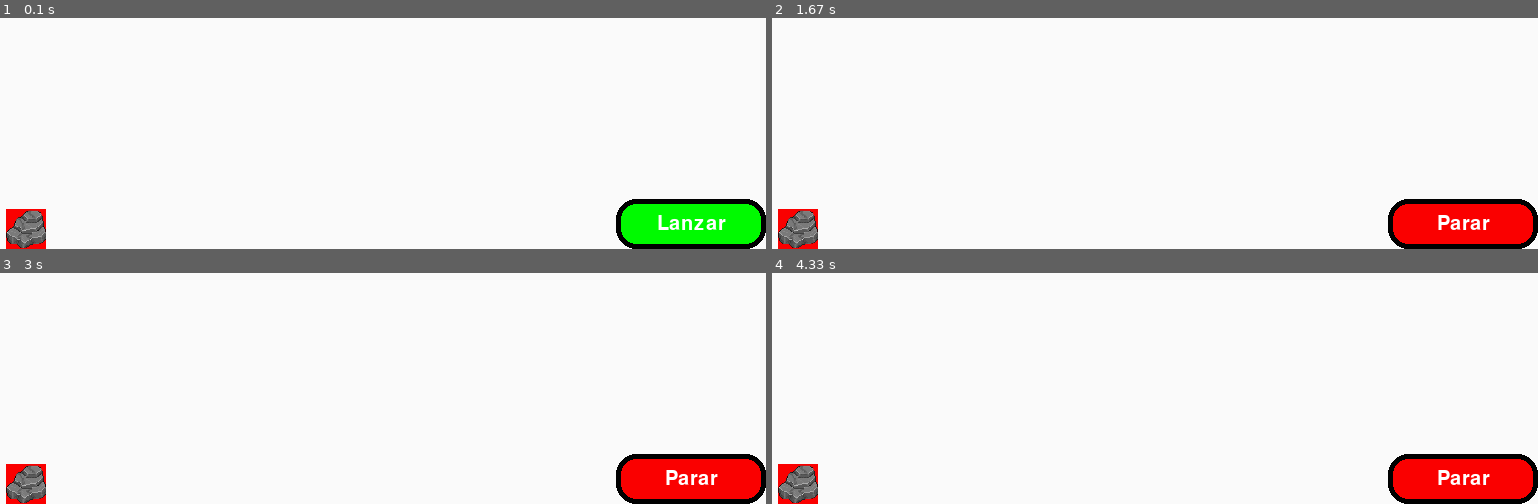
Above: before the commit, frames 1-4 (two rows, left to right).
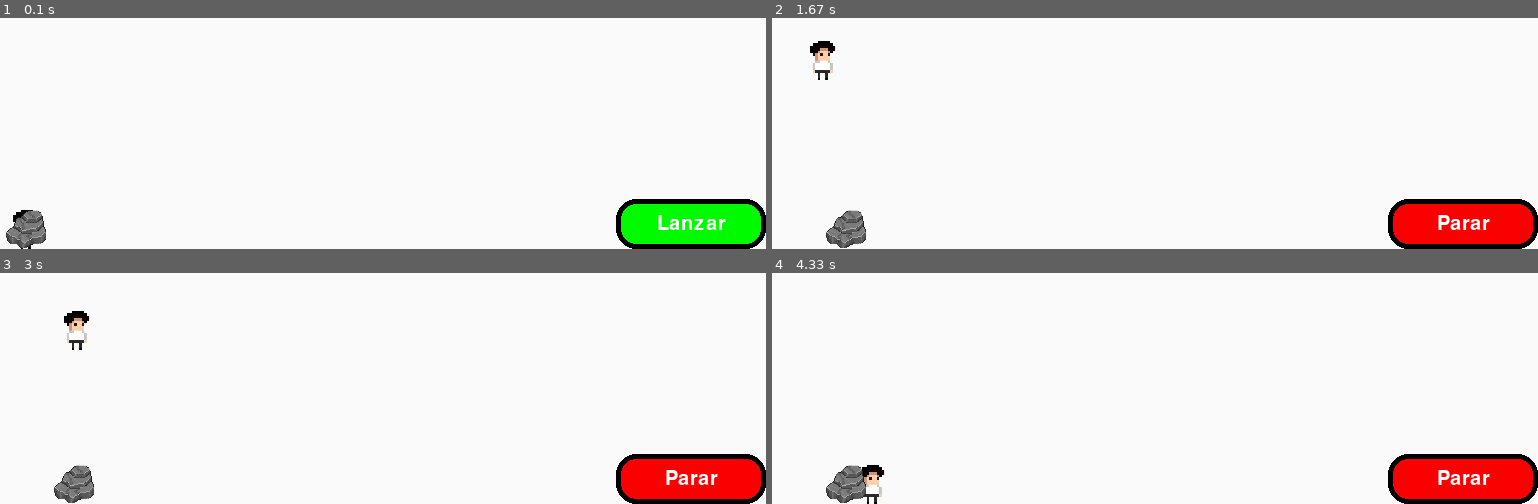
Above: after the commit, the same moments.

Repository: Nikohesu/Simulador-de-proyectiles
Game: pygame game, started from main.py
The game is run twice, just before and just after one commit, with the same random seed, the same clock (stepped at 60 frames per second) and the same inputs.
Inputs:
- Up to frame 1 (0.1 s): no input
- Up to frame 2 (1.67 s): click "Lanzar" at 0.38 s; hold Right 0.67-1.13 s; hold Right from 1.5 s (still down)
- Up to frame 3 (3 s): release Right at 1.97 s; hold Left 2-2.53 s; hold Left from 2.9 s (still down)
- Up to frame 4 (4.33 s): release Left at 3.3 s

The runs differ from the first frame. In frame 1, 0.3% of the frame differs, in the area x 0-7%, y 82-100%; in frame 2, 1.8%, in the area x 0-13%, y 9-100%; in frame 3, 1.8%; in frame 4, 1.8%.

Commit message:
actualizacion del boton de lanzamiento, ahora es responsive pero solo en la esquina inferior derecha ajajajaj, tambien se reparo el bug de lanzamiento

Diff:
--- a/main.py
+++ b/main.py
@@ -33,13 +33,14 @@
         self.fisicas = fsproyecctil(self.posicion,self.tamaño,self.masa,self.screen)
         self.graficos = grproyectil(self.color,escala)
     def draw(self):
+
         if self.img:
-            if lanzar.estado():
+            if lanzar.boton_state:
                 self.graficos.dibujarConImagen(self.screen,self.fisicas.actualizar(),self.tamaño,self.img)
             else:
                 self.graficos.dibujarConImagen(self.screen,self.posicion,self.tamaño,self.img)
         else:
-            if lanzar.estado():
+            if lanzar.boton_state:
                 self.graficos.dibujar(self.screen,self.fisicas.actualizar(),self.tamaño,self.color)
             else:
                 self.graficos.dibujar(self.screen,self.posicion,self.tamaño,self.color)
@@ -90,9 +91,14 @@
 
 
 
-proyectilv1 = proyectil(screen,4,46,4,4,1,(250,0,0),False)#inicializo el v1 (pantalla,x(metro respecto al origen),y(metros respecto al origen),width(m),height(m),masa(kg),)
+proyectilv1 = proyectil(screen,4,46,4,4,1,(250,0,0),imghumano)#inicializo el v1 (pantalla,x(metro respecto al origen),y(metros respecto al origen),width(m),height(m),masa(kg),)
 proyectilv2 = proyectil(screen,4,46,4,4,2,(0,0,250),imgpiedra)
-lanzar = widgets.boton(screen,screenwidth, screenheight, 150, 50, (0, 250, 0),(250, 0, 0), "Lanzar","Parar", (255, 255, 255),False,False)
+lanzar = widgets.boton(screen,1, 1, 150, 50, (0, 250, 0),(250, 0, 0), "Lanzar","Parar", (255, 255, 255),False,False)
+
+proyectilv1.fisicas.fuerzay(20)
+proyectilv1.fisicas.fuerzax(2)
+proyectilv2.fisicas.fuerzay(10)
+proyectilv2.fisicas.fuerzax(10)
 
 
 while running:
@@ -103,6 +109,7 @@
     proyectilv2.draw()
 
     lanzar.dibujar()
+    lanzar.position_resize()
 
 
     pygame.display.flip()
@@ -125,6 +132,7 @@
                 print(f"Valor de gravedad: {gravedad}")
 
         lanzar.presionado(event)
+
         if event.type == pygame.QUIT:
             pygame.quit()
             sys.exit()
--- a/widgets.py
+++ b/widgets.py
@@ -1,8 +1,14 @@
 import pygame
 class boton:
-    def __init__(self,screen, x, y, width, height, color_off, color_on, text_off, text_on, color_text, def_off, def_on):#hcolor es hover lo mismo con htexto
+    def __init__(self,screen, vw, vh, width, height, color_off, color_on, text_off, text_on, color_text, def_off, def_on):#hcolor es hover lo mismo con htexto
         self.screen = screen
-        self.rect = pygame.Rect(x-width, y-height, width, height)
+        self.screen_width = screen.get_width()
+        self.screen_height = screen.get_height()
+        self.width = width
+        self.height = height
+        self.vw = vw
+        self.vh = vh
+        self.rect = pygame.Rect((vw*self.screen_width)-width, (vh*self.screen_height)-height, width, height)
         self.color_off = color_off
         self.color_on = color_on
         self.text_off = text_off
@@ -29,6 +35,7 @@
 
         self.screen.blit(texto_renderizar, texto_centrado)
 
+
     def presionado(self, event):
         if event.type == pygame.MOUSEBUTTONDOWN:
             if self.rect.collidepoint(event.pos):
@@ -48,6 +55,8 @@
                     self.boton_state = False
                     if self.def_off:
                         self.def_off()
-
-    def estado (self):
-        return self.boton_state
+    def position_resize(self):
+        if self.screen_width != self.screen.get_width or self.screen_height != self.screen.get_height:
+            self.screen_width = self.screen.get_width()
+            self.screen_height = self.screen.get_height()
+            self.rect = pygame.Rect((self.vw*self.screen_width)-self.width, (self.vh*self.screen_height)-self.height, self.width, self.height)
